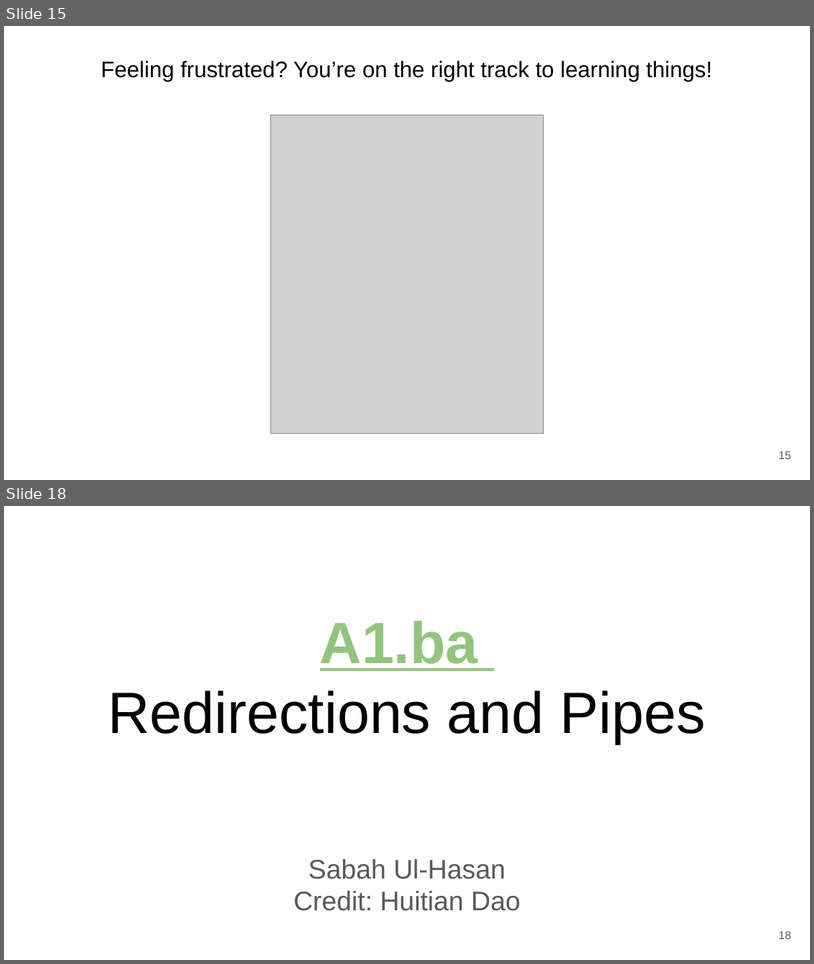
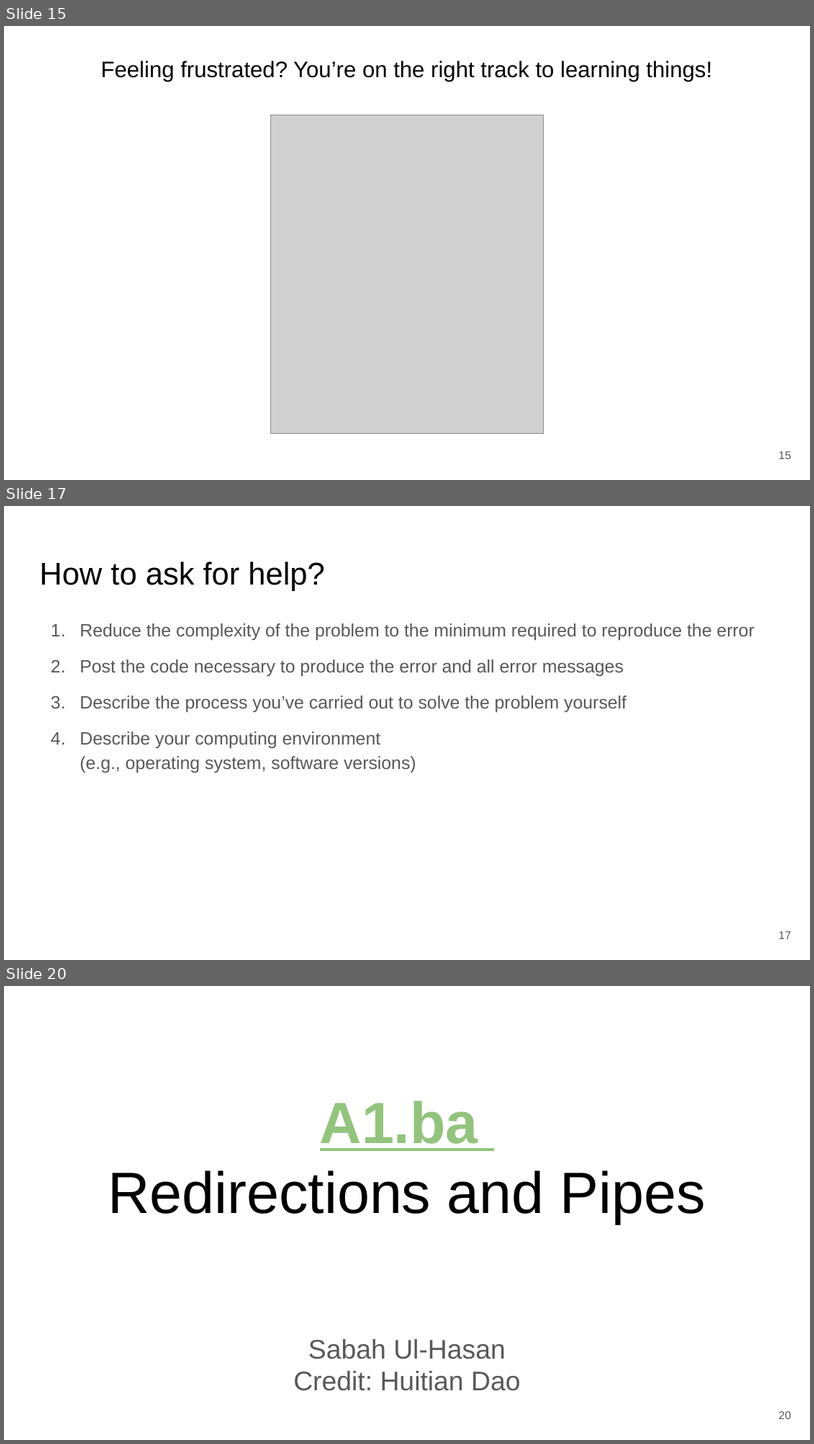
Before and after one commit to SuLab/Applied-Bioinformatics, a slide deck: Lectures/A1.b_Bash-redirections-pipes.pptx. Shown one above the other, each under a label of ours: slides 15 and 18 before the commit, slides 15, 17 and 20 after it; the slides between them are not shown. The pictures are 814x964 and 814x1444 pixels, drawn with LibreOffice and Linux fonts; fonts in the diff are those of the drawing; grey boxes stand for pictures. Boxes give left, top, right and bottom in pixels: in the first picture for what was removed or moved away, otherwise in the second. Text is boxed around its words. In the diff, an @@ line names an element or a change of style, - is before the commit and + after.

```diff
--- a/Lectures/A1.b_Bash-redirections-pipes.pptx
+++ b/Lectures/A1.b_Bash-redirections-pipes.pptx
@@ slide 17 added at (4,506,810,960), background #FFFFFF @@
@@ title added at (39,561,324,591), 28 pt, text #000000 @@
+How to ask for help?
@@ text added at (80,623,754,772), 16 pt, text #595959 @@
+1. Reduce the complexity of the problem to the minimum required to reproduce the error
+2. Post the code necessary to produce the error and all error messages
+3. Describe the process you’ve carried out to solve the problem yourself
+4. Describe your computing environment
+   (e.g., operating system, software versions)
@@ page number added at (779,931,791,939), 10 pt, text #595959 @@
+17
@@ what was slide 18 is now slide 20 @@
@@ page number at (779,1411,791,1419): text changed @@
-18
+20
```
Also in this commit, not shown: 3 slides changed, 1 other slide added, 1 other file.
